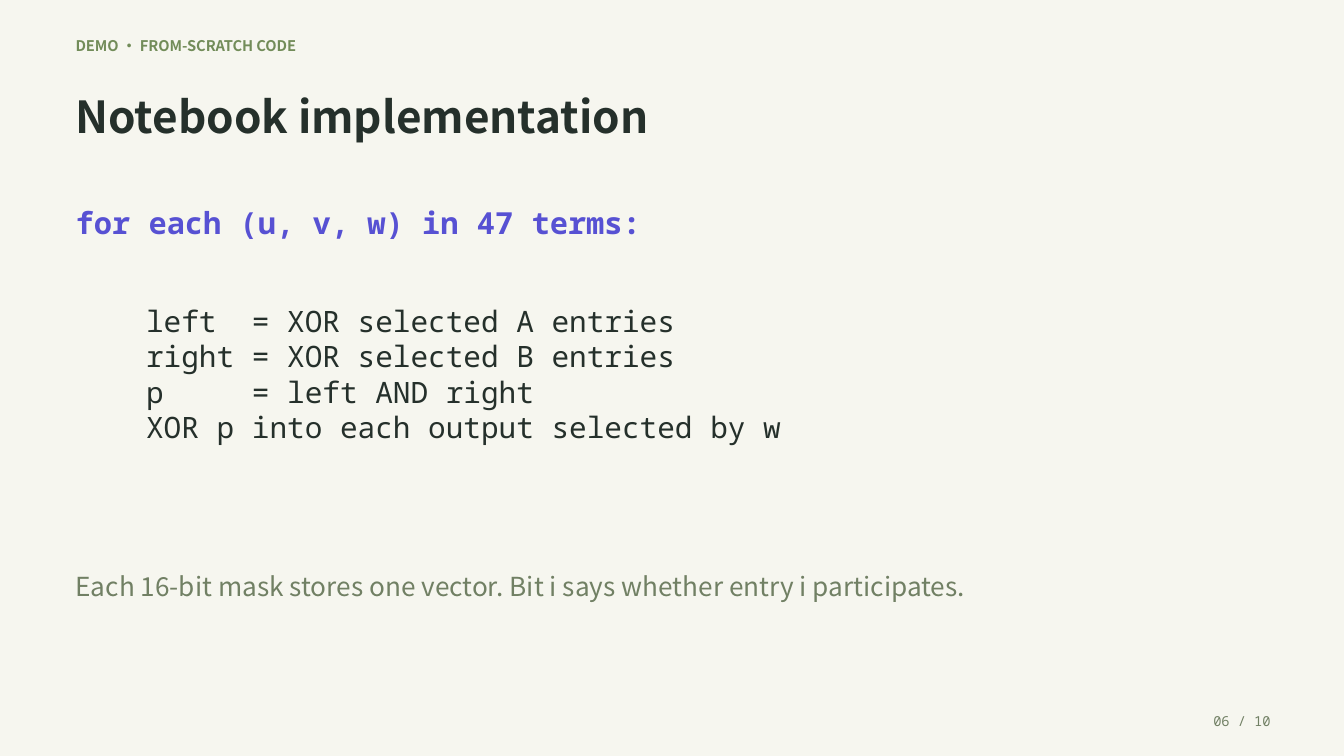
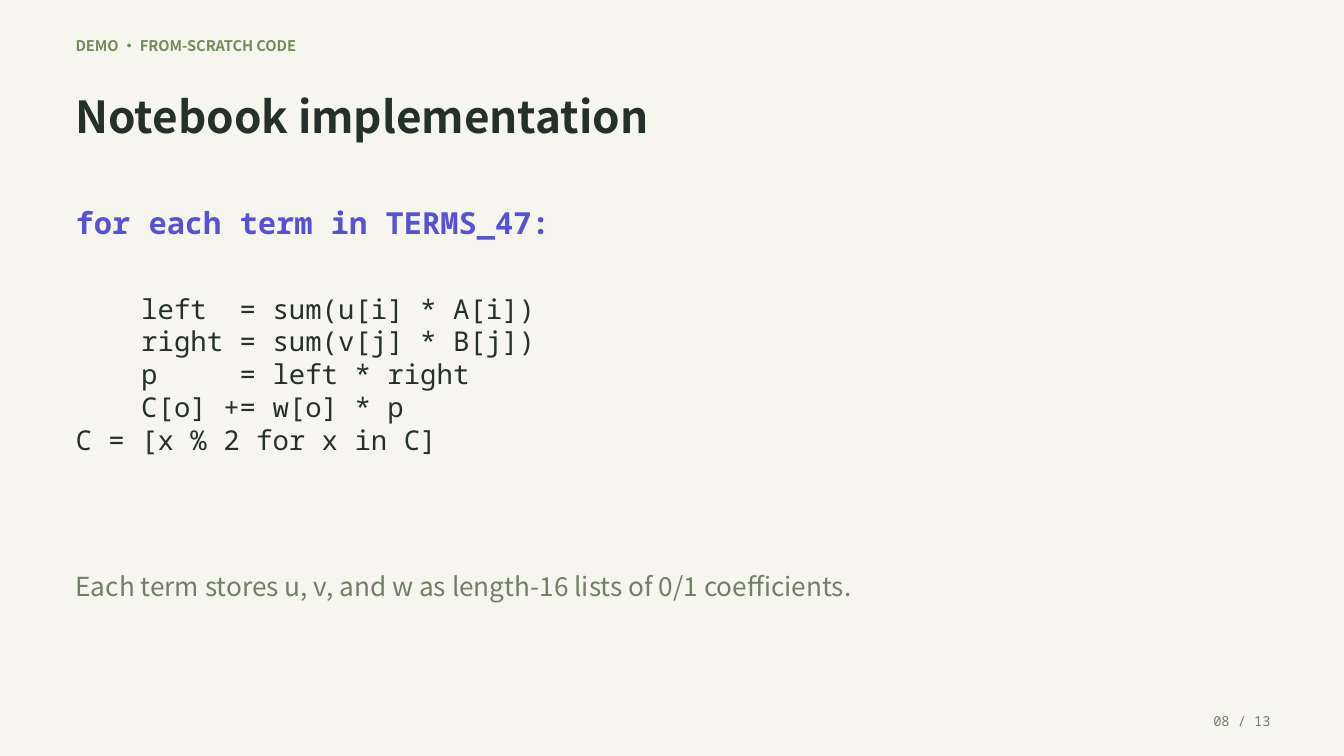
Before and after one commit to secreat14/AlphaEvolve-saplingagent-ppt, a slide deck: slide 8 of alphatensor_matrix_multiplication.pptx (slide 6 before the commit). Drawn at 1344x756 pixels with LibreOffice and Linux fonts; fonts in the diff are those of the drawing. Boxes give left, top, right and bottom in pixels: in the first picture for what was removed or moved away, otherwise in the second. Text is boxed around its words. In the diff, an @@ line names an element or a change of style, - is before the commit and + after.

```diff
--- a/alphatensor_matrix_multiplication.pptx
+++ b/alphatensor_matrix_multiplication.pptx
@@ text at (x1=76, y1=210, x2=550, y2=240): text changed @@
-for each (u, v, w) in 47 terms:
+for each term in TERMS_47:
@@ text at (x1=76, y1=298, x2=535, y2=455): text changed; size 21 to 19.5 pt @@
-left = XOR selected A entries
-right = XOR selected B entries
-p = left AND right
-XOR p into each output selected by w
+left = sum(u[i] * A[i])
+right = sum(v[j] * B[j])
+p = left * right
+C[o] += w[o] * p
+C = [x % 2 for x in C]
@@ text at (x1=76, y1=575, x2=851, y2=603): text changed @@
-Each 16-bit mask stores one vector. Bit i says whether entry i participates.
+Each term stores u, v, and w as length-16 lists of 0/1 coefficients.
@@ text at (x1=1213, y1=716, x2=1270, y2=726): text changed @@
-06 / 10
+08 / 13
```
Also in this commit, not shown: 8 other slides changed, 3 slides added, 2 other files.
